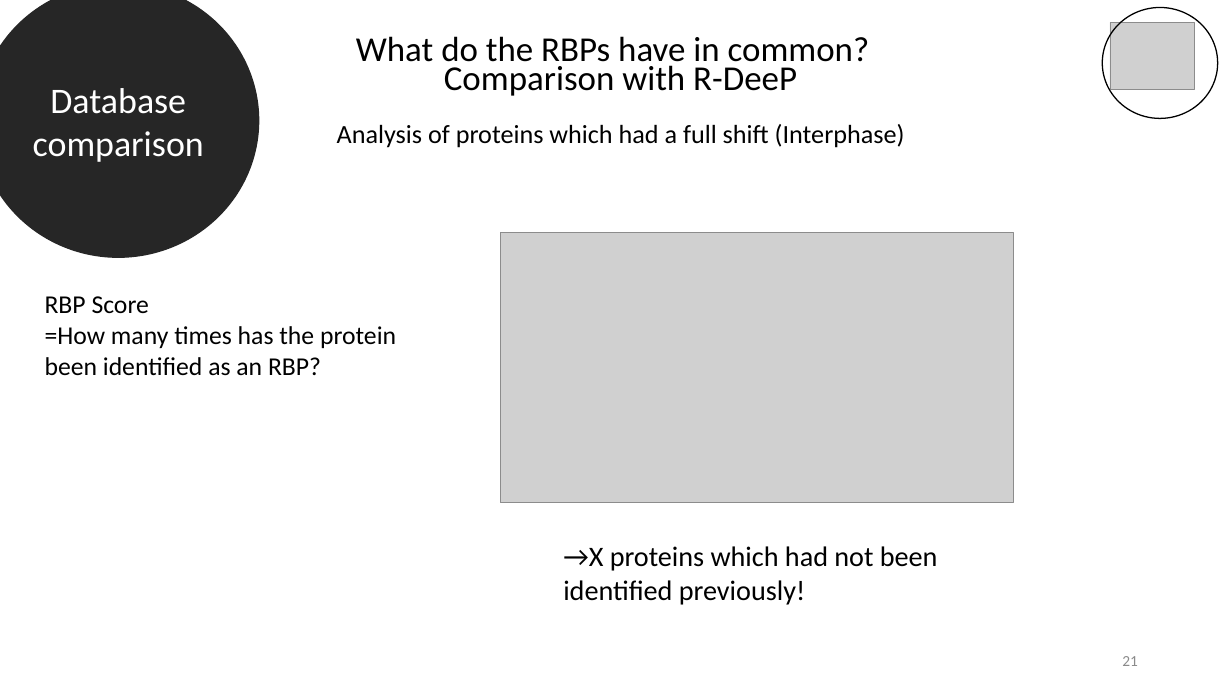
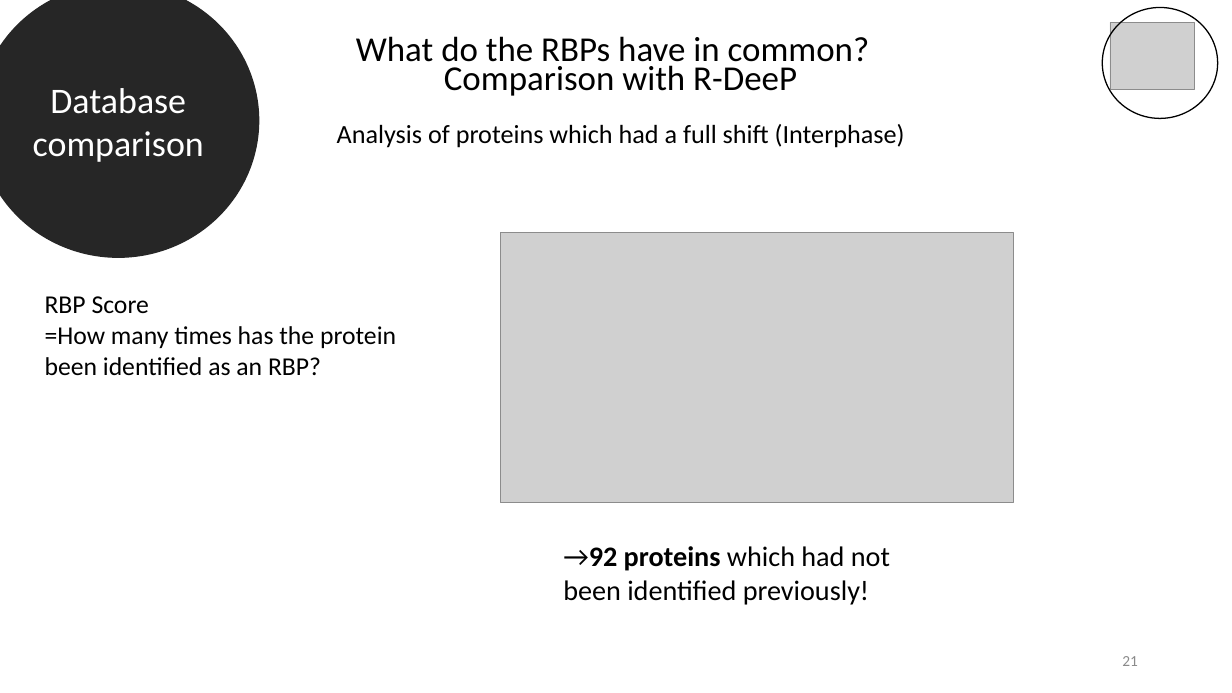
Before and after one commit to datascience-mobi-2022/2022-topic-03-team-05, a slide deck: slide 21 of Final presentation outline & temporary draft.pptx. Drawn at 1232x693 pixels with LibreOffice and Linux fonts; fonts in the diff are those of the drawing; grey boxes stand for pictures. Boxes give left, top, right and bottom in pixels: in the first picture for what was removed or moved away, otherwise in the second. Text is boxed around its words. In the diff, an @@ line names an element or a change of style, - is before the commit and + after.

```diff
--- a/Final presentation outline & temporary draft.pptx
+++ b/Final presentation outline & temporary draft.pptx
@@ text at <box>563,546,890,605</box>: text changed @@
-→X proteins which had not been identified previously!
+→92 proteins which had not been identified previously!
```
Also in this commit, not shown: 2 other slides changed, 1 slide removed.
